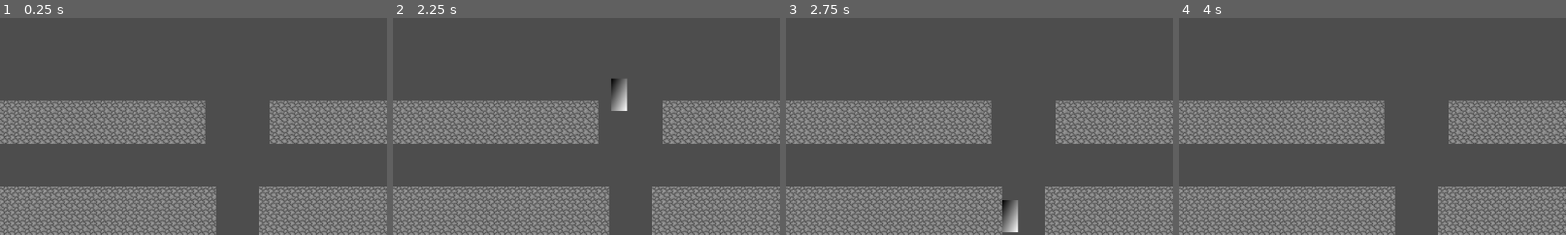
Above: before the commit, frames 1-4 (left to right).
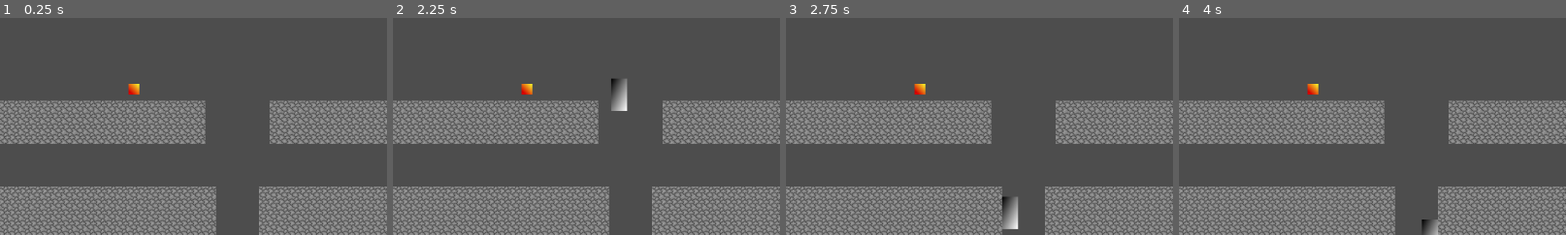
Above: after the commit, the same moments.

Repository: Burning-Cactus/Droid-Break
Game: Godot game, scene res://test_world.tscn
Same seed, same stepped clock (60 frames per second), same inputs: the game is played once before the commit and once after it.
Inputs:
- Up to frame 1 (0.25 s): no input
- Up to frame 2 (2.25 s): hold D (move_right) 0.53-2.03 s; tap Space (jump) at 0.6, 0.77, 1.07, 1.35, 1.52, 1.82, 2.1 s; tap Enter at 1.25 s; hold A (move_left) from 2.03 s (still down)
- Up to frame 3 (2.75 s): keep holding A (move_left)
- Up to frame 4 (4 s): release A (move_left) at 2.78 s; hold D (move_right) from 2.78 s (still down); tap Space (jump) at 2.85, 3.02, 3.32, 3.6, 3.77 s
The pictures show only the part of the screen within x 25-75%, y 50-100%; the shares and areas given below are measured in that part.

The runs differ from the first frame. In frame 1, 0.1% of the frame differs, in the area x 33-37%, y 30-36%; in frame 2, 0.1%; in frame 3, 0.2%; in frame 4, 0.3%, in the area x 33-67%, y 30-100%.

Commit message:
Basic hitbox and hurtbox set up
With this, it should be easier to add enemies.

Diff:
--- a/hud.tscn
+++ b/gui/hud.tscn
@@ -1,6 +1,6 @@
 [gd_scene load_steps=2 format=3 uid="uid://caao1u1ov7fr1"]
 
-[ext_resource type="Script" path="res://hud.gd" id="1_c3gx0"]
+[ext_resource type="Script" path="res://gui/hud.gd" id="1_c3gx0"]
 
 [node name="HUD" type="Control"]
 layout_mode = 3
--- a/title_screen.tscn
+++ b/gui/title_screen.tscn
@@ -1,7 +1,7 @@
 [gd_scene load_steps=3 format=3 uid="uid://bcykya7m5fa10"]
 
-[ext_resource type="Script" path="res://title_screen.gd" id="1_d06n7"]
-[ext_resource type="Script" path="res://start_text.gd" id="2_facv6"]
+[ext_resource type="Script" path="res://gui/title_screen.gd" id="1_d06n7"]
+[ext_resource type="Script" path="res://gui/start_text.gd" id="2_facv6"]
 
 [node name="TitleScreen" type="Node"]
 script = ExtResource("1_d06n7")
--- /dev/null
+++ b/hit_box.gd
@@ -0,0 +1,16 @@
+class_name HitBox
+extends Area2D
+
+# A hit box for dealing damage to other objects.
+# If it collides with any hurtboxes, it will attempt to deal damage.
+
+const power: int = 4
+
+func _ready() -> void:
+	area_entered.connect(_on_area_entered)
+
+
+func _on_area_entered(area: Area2D) -> void:
+	if area is HurtBox:
+		var hurtbox: HurtBox = area
+		hurtbox.damage(power)
--- /dev/null
+++ b/hurt_box.gd
@@ -0,0 +1,10 @@
+class_name HurtBox
+extends Area2D
+
+# A hurtbox for registering attacks from other sources.
+# If it detects a hitbox on the same layer, it will fire a signal with the damage taken.
+
+signal take_damage(damage: int)
+
+func damage(damage: int) -> void:
+	take_damage.emit(damage)
--- a/player/player.gd
+++ b/player/player.gd
@@ -2,25 +2,26 @@
 
 
 @export var stats: Health
-
 const SPEED: float = 300.0
 const JUMP_VELOCITY: float = -450.0
-
 const MAX_AIR_JUMPS: int = 1
 var air_jumps: int = MAX_AIR_JUMPS
 
 enum {GROUND, FALLING, JUMPING, SLIDING, ON_WALL, WALL_JUMPING}
-
 var state = GROUND
 
 # -1 is left, 1 is right
 var facing: int = 1
 
 signal health_changed(newValue: int)
-
 signal health_reached_zero()
 
 func _ready() -> void:
+	health_changed.emit(stats.health)
+	$HurtBox.take_damage.connect(_on_take_damage)
+
+func _on_take_damage(damage: int) -> void:
+	stats.health -= damage
 	health_changed.emit(stats.health)
 
 func _process(delta: float) -> void:
@@ -64,21 +65,22 @@
 				velocity.y = JUMP_VELOCITY
 
 			# Acceleration and deceleration is slower in the air.
-			if direction:
+			if direction != 0:
 				facing = direction
 				velocity.x = move_toward(velocity.x, direction * SPEED, 20)
 			else:
 				velocity.x = move_toward(velocity.x, 0, 20)
 
 			if velocity.y > 0 && is_on_wall():
-				state = ON_WALL
+				set_on_wall()
 
 		ON_WALL:
 			if Input.is_action_just_pressed("jump"):
 				state = JUMPING
-				velocity.x = -direction * SPEED
+				velocity.x = facing * SPEED
 				velocity.y = JUMP_VELOCITY * 0.75
-			if direction != 0:
+				# This should probably use a raycast or something else instead of facing checks
+			if direction == facing:
 				state = FALLING
 			velocity += get_gravity() * delta
 			velocity.y = min(velocity.y, 50)
@@ -87,6 +89,11 @@
 			pass
 
 	move_and_slide()
+
+func set_on_wall() -> void:
+	state = ON_WALL
+	facing = -facing
+	print(facing)
 
 func wall_jump() -> void:
 	state = WALL_JUMPING
--- a/player/player.tscn
+++ b/player/player.tscn
@@ -1,7 +1,8 @@
-[gd_scene load_steps=7 format=3 uid="uid://d2o4pnqbt5x7v"]
+[gd_scene load_steps=9 format=3 uid="uid://d2o4pnqbt5x7v"]
 
 [ext_resource type="Script" path="res://player/player.gd" id="1_qqsk6"]
 [ext_resource type="Script" path="res://health.gd" id="2_gh8cl"]
+[ext_resource type="Script" path="res://hurt_box.gd" id="3_i38on"]
 
 [sub_resource type="Resource" id="Resource_jqgt3"]
 script = ExtResource("2_gh8cl")
@@ -19,6 +20,9 @@
 [sub_resource type="RectangleShape2D" id="RectangleShape2D_1obrr"]
 size = Vector2(24, 48)
 
+[sub_resource type="RectangleShape2D" id="RectangleShape2D_f8ort"]
+size = Vector2(20, 46)
+
 [node name="Player" type="CharacterBody2D"]
 position = Vector2(139, 55)
 collision_layer = 2
@@ -30,3 +34,13 @@
 
 [node name="CollisionShape2D" type="CollisionShape2D" parent="."]
 shape = SubResource("RectangleShape2D_1obrr")
+
+[node name="HurtBox" type="Area2D" parent="."]
+collision_layer = 8
+collision_mask = 0
+script = ExtResource("3_i38on")
+
+[node name="CollisionShape2D" type="CollisionShape2D" parent="HurtBox"]
+position = Vector2(0, 1)
+shape = SubResource("RectangleShape2D_f8ort")
+debug_color = Color(0.5857, 0.549138, 0.0485105, 0.42)
--- a/project.godot
+++ b/project.godot
@@ -37,7 +37,10 @@
 
 [layer_names]
 
-3d_physics/layer_1="World"
+2d_physics/layer_1="World"
+2d_physics/layer_2="Entities"
+2d_physics/layer_3="Player Attacks"
+2d_physics/layer_4="Enemy Attacks"
 
 [rendering]
 
--- a/test_world.tscn
+++ b/test_world.tscn
@@ -1,8 +1,9 @@
-[gd_scene load_steps=7 format=4 uid="uid://ct4xcjqx8vo5j"]
+[gd_scene load_steps=12 format=4 uid="uid://ct4xcjqx8vo5j"]
 
-[ext_resource type="PackedScene" uid="uid://caao1u1ov7fr1" path="res://hud.tscn" id="1_p4a6k"]
+[ext_resource type="PackedScene" uid="uid://caao1u1ov7fr1" path="res://gui/hud.tscn" id="1_p4a6k"]
 [ext_resource type="PackedScene" uid="uid://d2o4pnqbt5x7v" path="res://player/player.tscn" id="1_rv3wr"]
 [ext_resource type="Texture2D" uid="uid://ce0vt5xmqelsf" path="res://assets/stone.png" id="2_2eibn"]
+[ext_resource type="Script" path="res://hit_box.gd" id="4_7e3fk"]
 
 [sub_resource type="GDScript" id="GDScript_101aa"]
 script/source = "extends Node
@@ -28,6 +29,20 @@
 physics_layer_0/collision_mask = 2
 sources/0 = SubResource("TileSetAtlasSource_lowue")
 
+[sub_resource type="QuadMesh" id="QuadMesh_jbesx"]
+size = Vector2(16, 16)
+
+[sub_resource type="Gradient" id="Gradient_2m6f1"]
+colors = PackedColorArray(0.839216, 0, 0, 1, 1, 1, 0.176471, 1)
+
+[sub_resource type="GradientTexture2D" id="GradientTexture2D_e6gcq"]
+gradient = SubResource("Gradient_2m6f1")
+fill_from = Vector2(0.188073, 0.174312)
+fill_to = Vector2(1, 1)
+
+[sub_resource type="RectangleShape2D" id="RectangleShape2D_ec2x4"]
+size = Vector2(16, 16)
+
 [node name="TestWorld" type="Node"]
 script = SubResource("GDScript_101aa")
 
@@ -39,5 +54,21 @@
 tile_map_data = PackedByteArray("AAAAACgAAAAAAAAAAAABACgAAAAAAAAAAAACACgAAAAAAAAAAAADACgAAAAAAAAAAAAEACgAAAAAAAAAAAAFAC …(12368 unchanged characters)…
 tile_set = SubResource("TileSet_cj1wx")
 
+[node name="HazardObject" type="Node2D" parent="."]
+position = Vector2(486, 431)
+
+[node name="MeshInstance2D" type="MeshInstance2D" parent="HazardObject"]
+mesh = SubResource("QuadMesh_jbesx")
+texture = SubResource("GradientTexture2D_e6gcq")
+
+[node name="HitBox" type="Area2D" parent="HazardObject"]
+collision_layer = 0
+collision_mask = 8
+script = ExtResource("4_7e3fk")
+
+[node name="CollisionShape2D" type="CollisionShape2D" parent="HazardObject/HitBox"]
+shape = SubResource("RectangleShape2D_ec2x4")
+debug_color = Color(0.986081, 0, 0.327269, 0.42)
+
 [connection signal="health_changed" from="Player" to="HUD" method="_on_player_health_changed"]
 [connection signal="health_reached_zero" from="Player" to="." method="_on_player_health_reached_zero"]
Renamed: hud.gd -> gui/hud.gd
Renamed: start_text.gd -> gui/start_text.gd
Renamed: title_screen.gd -> gui/title_screen.gd
